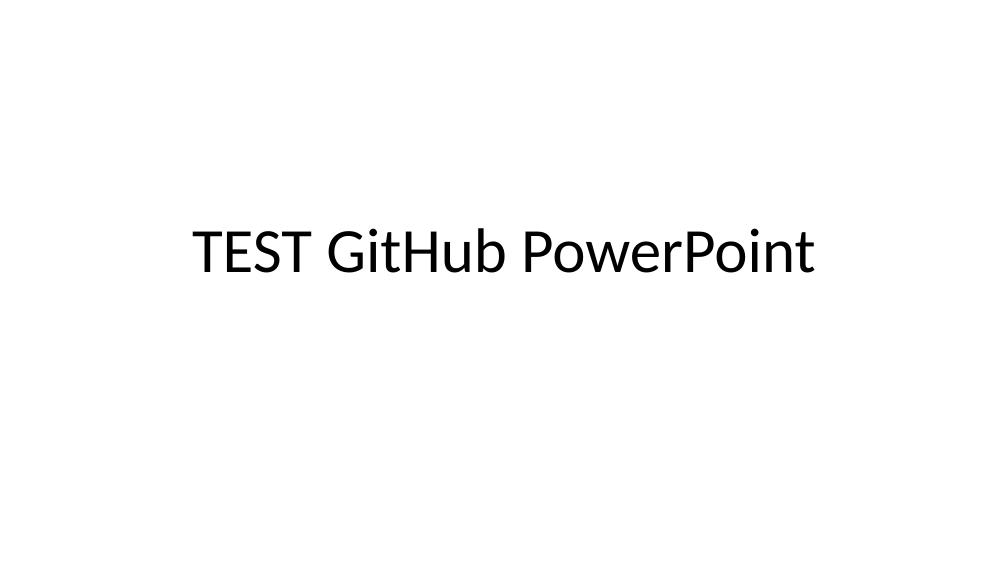
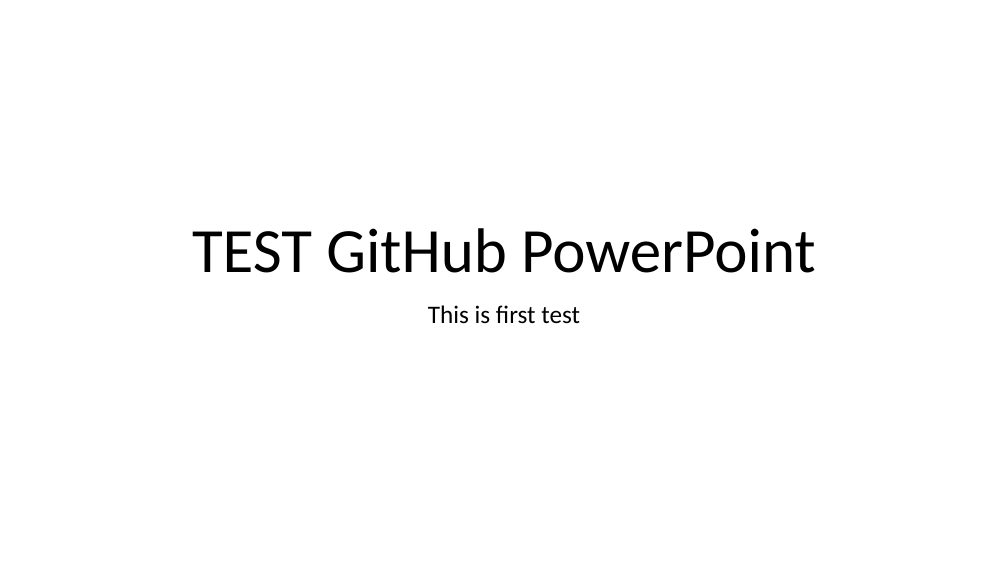
Before and after one commit to thibackend/RCA-TANK, a slide deck: slide 1 of TEST GitHub PowerPoint.pptx. Drawn at 1008x567 pixels with LibreOffice and Linux fonts; fonts in the diff are those of the drawing. Boxes give left, top, right and bottom in pixels: in the first picture for what was removed or moved away, otherwise in the second. Text is boxed around its words. In the diff, an @@ line names an element or a change of style, - is before the commit and + after.

Commit message:
test on git

```diff
--- a/TEST GitHub PowerPoint.pptx
+++ b/TEST GitHub PowerPoint.pptx
@@ subtitle added at box(428, 305, 580, 324), 24 pt, text #000000 @@
+This is first test
```
